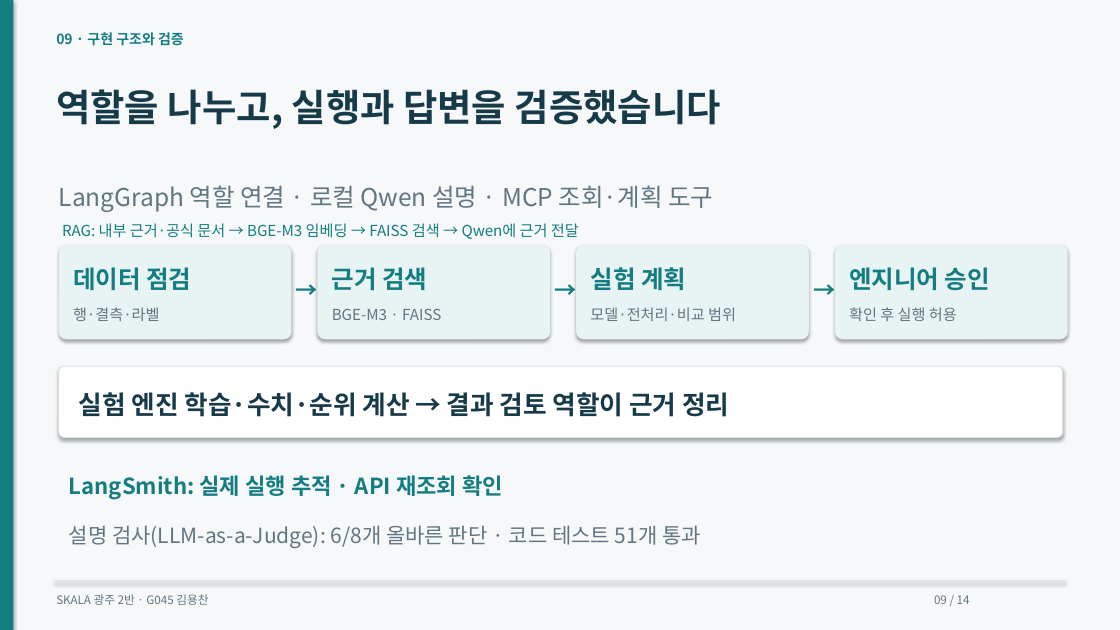
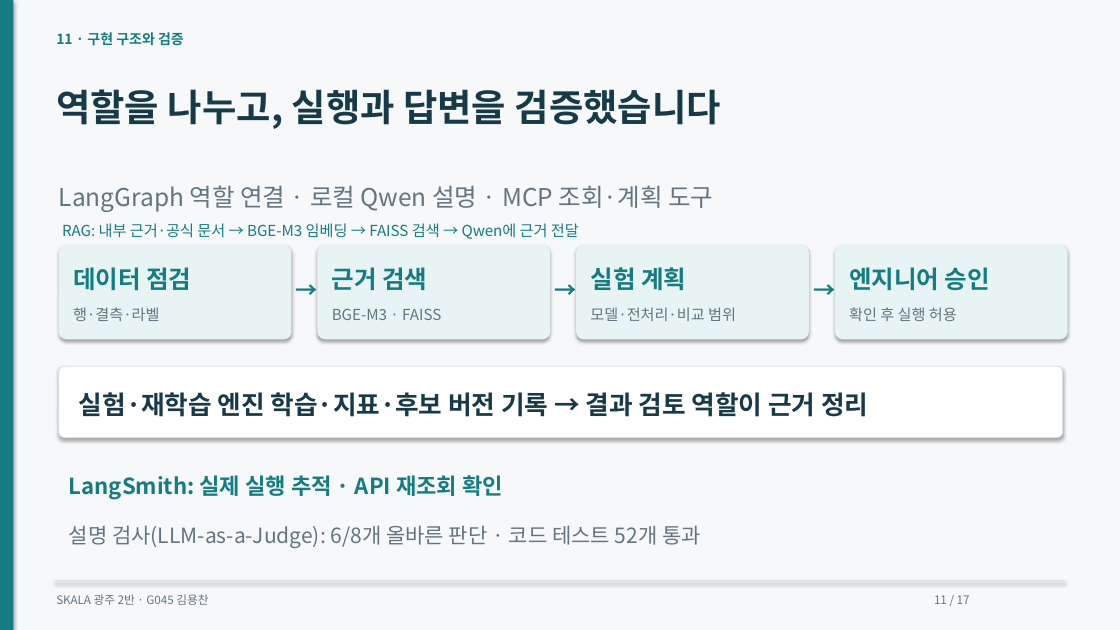
Before and after one commit to dragonchan95/Semiconductor-AI-Agent, a slide deck: slide 11 of docs/G045_Semiconductor_Agent.pptx (slide 9 before the commit). Drawn at 1120x630 pixels with LibreOffice and Linux fonts; fonts in the diff are those of the drawing. Boxes give left, top, right and bottom in pixels: in the first picture for what was removed or moved away, otherwise in the second. Text is boxed around its words. In the diff, an @@ line names an element or a change of style, - is before the commit and + after.

```diff
--- a/docs/G045_Semiconductor_Agent.pptx
+++ b/docs/G045_Semiconductor_Agent.pptx
@@ text at box(56, 32, 184, 46): text changed @@
-09 · 구현 구조와 검증
+11 · 구현 구조와 검증
@@ text at box(79, 392, 868, 417): text changed @@
-실험 엔진 학습·수치·순위 계산 → 결과 검토 역할이 근거 정리
+실험·재학습 엔진 학습·지표·후보 버전 기록 → 결과 검토 역할이 근거 정리
@@ text at box(69, 525, 701, 548): text changed @@
-설명 검사(LLM-as-a-Judge): 6/8개 올바른 판단 · 코드 테스트 51개 통과
+설명 검사(LLM-as-a-Judge): 6/8개 올바른 판단 · 코드 테스트 52개 통과
@@ text at box(934, 595, 970, 604): text changed @@
-09 / 14
+11 / 17
```
Also in this commit, not shown: 13 other slides changed, 3 slides added, 26 other files.
